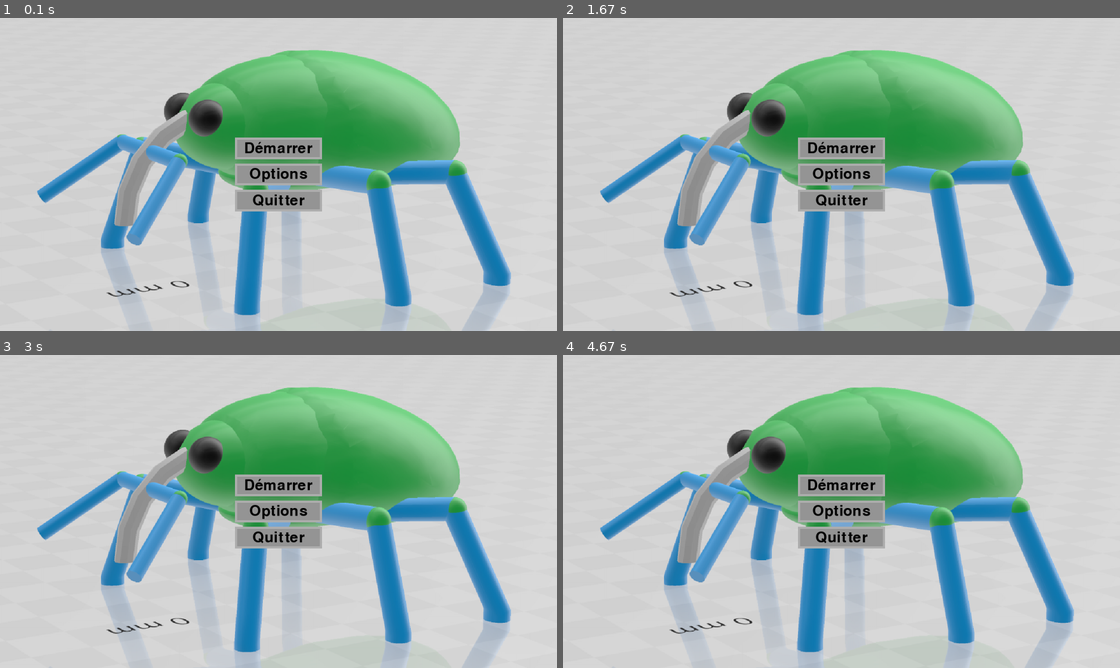
Above: before the commit, frames 1-4 (two rows, left to right).
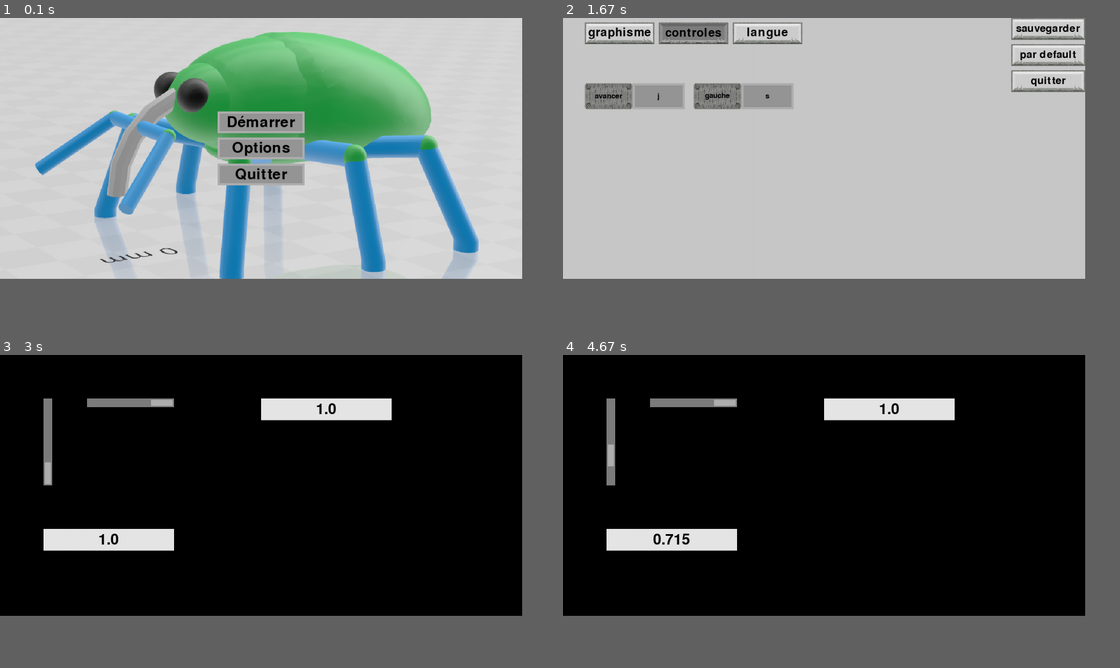
Above: after the commit, the same moments.

Repository: artieur262/Roborancon
Game: pygame game, started from main.py
Same seed, same stepped clock (60 frames per second), same inputs: the game is played once before the commit and once after it.
Inputs (mouse positions are in pixels of both pictures, inside the frame that each line leads up to):
- Up to frame 1 (0.1 s): no input
- Up to frame 2 (1.67 s): click (824, 149) at 0.38 s; press the mouse at (691, 33) at 0.7 s; move the mouse to (780, 118) at 0.8 s; release the mouse at (863, 202) at 0.93 s; press the mouse at (1047, 27) at 1.03 s; move the mouse to (975, 71) at 1.13 s; release the mouse at (908, 111) at 1.27 s; hold Esc from 1.33 s (still down)
- Up to frame 3 (3 s): release Esc at 1.8 s; press the mouse at (484, 417) at 1.87 s; move the mouse to (456, 414) at 1.97 s; release the mouse at (428, 411) at 2.1 s; press the mouse at (261, 458) at 2.2 s; move the mouse to (161, 508) at 2.3 s; release the mouse at (61, 558) at 2.43 s; press the mouse at (128, 401) at 2.53 s; move the mouse to (250, 426) at 2.63 s; release the mouse at (367, 452) at 2.77 s; press the mouse at (50, 442) at 2.87 s; move the mouse to (83, 505) at 2.97 s
- Up to frame 4 (4.67 s): release the mouse at (685, 564) at 3.1 s; press the mouse at (613, 442) at 3.2 s; move the mouse to (629, 423) at 3.3 s; release the mouse at (646, 408) at 3.43 s; press the mouse at (613, 442) at 3.53 s; move the mouse to (713, 477) at 3.63 s; release the mouse at (813, 514) at 3.77 s; press the mouse at (613, 442) at 3.87 s; move the mouse to (629, 442) at 3.97 s; release the mouse at (640, 442) at 4.1 s; press the mouse at (613, 442) at 4.2 s; move the mouse to (713, 486) at 4.3 s; release the mouse at (819, 530) at 4.43 s; press the mouse at (613, 442) at 4.53 s; move the mouse to (791, 455) at 4.63 s
The window is 960x540 before the commit and 900x450 after it. Grey fills any space a smaller window leaves; there, only what the larger window draws over its background counts as a difference.

The runs differ from the first frame. In frame 1, 34% of the frame differs, in the area x 6-92%, y 4-100%; in frame 2, 36%; in frame 3, 79%; in frame 4, 79%, in the area x 0-94%, y 0-100%.

Commit message:
ajout d'un menu pour taper du texte

Diff:
--- a/interface/graphique.py
+++ b/interface/graphique.py
@@ -38,11 +38,7 @@
             texture.convert()
         self.ancre: tuple[int, int] = ancre
         self.texture: pygame.surface = texture
-        self.actualise_size()
-
-    def actualise_size(self):
-        """actualise la dimention de l'image"""
-        self.__dimention = self.texture.get_size()
+
 
     def get_texture(self) -> pygame.surface:
         """retourne la texture de l'objet"""
@@ -50,7 +46,7 @@
 
     def get_size(self):
         """retourne la dimention de l'objet"""
-        return self.__dimention
+        return self.texture.get_size()
 
     def get_ancre(self):
         """retourne l'ancre de l'objet"""
@@ -59,7 +55,6 @@
     def redimentione(self, taille: tuple[int, int]):
         """redimentionne l'image"""
         self.texture = pygame.transform.scale(self.texture, taille)
-        self.actualise_size()
 
     def if_in_zone(self, pos_self: tuple, pos_zone: tuple, size_zone: tuple) -> bool:
         """permet de savoir si l'objet est dans une zone
--- /dev/null
+++ b/menu/menu_entretext.py
@@ -0,0 +1,287 @@
+import pygame
+
+from interface.actualisation_pygame import change_fullscreen
+from interface.graphique import (
+    ObjetGraphique,
+    Image,
+    gener_texture,
+    place_texte_in_texture,
+    decoupe_texte,
+)
+from interface.bouton import BoutonText
+from interface.class_clavier import Clavier, Souris
+
+from textures import assembleur
+
+
+class MenuEntreText:
+    """Menu pour entrer du texte
+
+    agrs:
+        fenetre: pygame.Surface
+        largeur: int
+        titre: str
+        max_len_text: int
+        liste_caractere: str
+        mode_liste: str = "whitelist" ou "blacklist"
+    """
+
+    langue_bouton = {
+        "fr": ["valider", "vider", "anuler"],
+        "en": ["validate", "clear", "cancel"],
+    }
+
+    def __init__(
+        self,
+        fenetre: pygame.Surface | str | Image,
+        fond: pygame.Surface | str | Image,
+        largeur: int,
+        titre: str,
+        max_len_text: int,
+        langue: str,
+        liste_caractere: str,
+        mode_liste: str = "whitelist",
+        texte_de_base: str = "",
+    ):
+        self.fenetre = fenetre
+        self.fond = Image(fond)
+        self.max_len_text = max_len_text
+        self.liste_caractere = liste_caractere
+        self.mode_liste = mode_liste
+        self.largeur = largeur
+
+        # titre
+        police_titre = pygame.font.Font(None, 36)
+        taille_titre = (
+            largeur,
+            len(decoupe_texte(titre, largeur, police_titre))
+            * police_titre.get_linesize(),
+        )
+        self.titre = ObjetGraphique(
+            (0, 0), [gener_texture(taille_titre, (0, 0, 0, 0))], taille_titre
+        )
+        self.titre.texture[0].texture = place_texte_in_texture(
+            self.titre.texture[0].texture, titre, police_titre, (255, 255, 255)
+        )
+
+        # zone de texte
+        self.texte = texte_de_base
+        self.police_texte = pygame.font.Font(None, 36)
+        # print(self.police_texte.get_linesize())
+        hauteur_text = 50
+        taille_texte = (largeur - 20, hauteur_text)
+
+        self.image_texte_vide = assembleur.cadre(
+            taille_texte, (150, 150, 150), (120, 120, 120), 5
+        )
+        self.obj_texte = ObjetGraphique(
+            (0, 0),
+            [self.image_texte_vide],
+            taille_texte,
+        )
+        self.change_text(texte_de_base)
+
+        # bouton
+        police_bouton = pygame.font.Font(None, 25)
+        self.bouton: list[BoutonText] = []
+        for bouton in self.langue_bouton[langue]:
+            self.bouton.append(
+                BoutonText(
+                    (0, 0),
+                    [assembleur.bouton2(100, i) for i in (1, 2)],
+                    (100, 50),
+                    bouton,
+                    (0, 0, 0),
+                    police_bouton,
+                    data=bouton,
+                )
+            )
+
+    def actualise_dimensions(self):
+        """actualise les dimensions"""
+        self.fond.ancre = (
+            -self.fenetre.get_width() // 2 + self.fond.get_size()[0] // 2,
+            -self.fenetre.get_height() // 2 + self.fond.get_size()[1] // 2,
+        )
+        hauteur_total = (
+            self.fenetre.get_height() // 2
+            - (
+                10
+                + self.titre.get_size()[1]
+                + 20
+                + self.obj_texte.get_size()[1]
+                + 20
+                + self.bouton[0].get_size()[1]
+                + 10
+            )
+            // 2
+        )
+        # print((
+        #     + self.titre.get_size()[1]
+        #     + 20
+        #     + self.obj_texte.get_size()[1]
+        #     + 20
+        #     + self.bouton[0].get_size()[1]
+        # ))
+
+        self.titre.set_pos(
+            (
+                self.fenetre.get_width() // 2 - self.titre.get_size()[0] // 2,
+                hauteur_total + 10,
+            )
+        )
+        self.obj_texte.set_pos(
+            (
+                self.fenetre.get_width() // 2 - self.obj_texte.get_size()[0] // 2,
+                self.titre.get_size()[1] + self.titre.get_pos()[1] + 20,
+            )
+        )
+
+        distance_bouton = (
+            self.largeur - sum([bouton.get_size()[0] for bouton in self.bouton])
+        ) // (len(self.bouton) + 1)
+
+        for i, bouton in enumerate(self.bouton):
+            bouton.set_pos(
+                (
+                    self.fenetre.get_width() // 2
+                    + self.largeur // 2
+                    - distance_bouton * (i + 1)
+                    - sum([bouton.get_size()[0] for bouton in self.bouton[: i + 1]]),
+                    self.obj_texte.get_pos()[1] + self.obj_texte.get_size()[1] + 20,
+                )
+            )
+
+    def hover(self, pos_souris: tuple[int, int]):
+        """gere le hover"""
+        for bouton in self.bouton:
+            if bouton.point_dans_objet(pos_souris):
+                bouton.animation = 1
+            else:
+                bouton.animation = 0
+
+    def click(self, souris: Souris):
+        """gere le click"""
+        if souris.get_pression(1) == "vien_presser":
+            for bouton in self.bouton:
+                if bouton.point_dans_objet(souris.get_pos()):
+                    match bouton.data:
+                        case "valider":
+                            return self.obj_texte.texture[0].texture
+                        case "vider":
+                            self.change_text("")
+                        case "anuler":
+                            return ""
+        return None
+
+    def afficher(self):
+        """affiche le menu"""
+        self.fond.afficher((0, 0), self.fenetre)
+        self.titre.afficher(surface=self.fenetre)
+        self.obj_texte.afficher(surface=self.fenetre)
+        for bouton in self.bouton:
+            bouton.afficher(surface=self.fenetre)
+
+    def change_text(self, texte: str):
+        """change le texte"""
+        self.texte = texte
+        self.obj_texte.texture[0].texture = place_texte_in_texture(
+            self.image_texte_vide.copy(), texte, self.police_texte, (0, 0, 0)
+        )
+
+    def actualise_event(self, souris: Souris, clavier: Clavier) -> set:
+        """actualise les événement"""
+        # pylint: disable=no-member
+        event_autre = set()
+        souris.actualise_all_clique()
+        clavier.update_all_key()
+
+        for event in pygame.event.get():
+            if event.type == pygame.QUIT:
+                event_autre.add("quitter")
+            elif event.type in (
+                pygame.VIDEORESIZE,
+                pygame.WINDOWSIZECHANGED,
+            ):
+                event_autre.add("redimentione")
+
+            elif event.type == pygame.KEYDOWN:
+                clavier.set_pression(event.key, "vien_presser")
+                if event.key == pygame.K_BACKSPACE and len(self.obj_texte) > 0:
+                    self.change_text(self.texte[:-1])
+                elif (
+                    self.mode_liste == "whitelist"
+                    and event.unicode in self.liste_caractere
+                ):
+                    self.change_text(self.texte + event.unicode)
+                elif (
+                    self.mode_liste == "blacklist"
+                ) and event.unicode not in self.liste_caractere:
+                    self.change_text(self.texte + event.unicode)
+            elif event.type == pygame.KEYUP:
+                clavier.set_pression(event.key, "vien_lacher")
+
+            elif event.type == pygame.MOUSEBUTTONDOWN:
+                souris.set_pression(event.button, "vien_presser")
+
+            elif event.type == pygame.MOUSEBUTTONUP:
+                souris.set_pression(event.button, "vien_lacher")
+            # if event.type not in (pygame.MOUSEMOTION, pygame.FINGERMOTION):
+            #     print(event)
+
+        souris.update_pos()
+        return event_autre
+
+    def play(self, souris: Souris):
+        """joue le menu"""
+        self.hover(souris.get_pos())
+        return self.click(souris)
+
+    @staticmethod
+    def main(
+        souris: Souris,
+        clavier: Clavier,
+        fenetre: pygame.Surface | str | Image,
+        fond: pygame.Surface | str | Image,
+        largeur: int,
+        langue: str,
+        titre: str,
+        max_len_text: int,
+        liste_caractere: str,
+        mode_liste: str = "whitelist",
+        texte_de_base: str = "",
+    ) -> str:
+        """fonction principale"""
+        # pylint: disable=no-member
+        menu = MenuEntreText(
+            fenetre,
+            fond,
+            largeur,
+            titre,
+            max_len_text,
+            langue,
+            liste_caractere,
+            mode_liste,
+            texte_de_base,
+        )
+        menu.actualise_dimensions()
+        encours = True
+
+        while encours:
+            event = menu.actualise_event(souris, clavier)
+            temp = menu.play(souris)
+            if (
+                "quitter" in event
+                or clavier.get_pression(pygame.K_ESCAPE) == "vien_presser"
+            ):
+                return ""
+            if clavier.get_pression(pygame.K_F11) == "vien_presser":
+                change_fullscreen()
+                event.add("redimentione")
+            if "redimentione" in event:
+                menu.actualise_dimensions()
+            if isinstance(temp, str):
+                return temp
+            fenetre.fill((125, 125, 125))
+            menu.afficher()
+            pygame.display.update()
--- a/option/graphisme.json
+++ b/option/graphisme.json
@@ -1,3 +1,3 @@
 {
- "fullscreen": true
+ "fullscreen": false
 }
--- /dev/null
+++ b/teste3.py
@@ -0,0 +1,18 @@
+import pygame
+from interface.graphique import screen, gener_texture
+from menu.menu_entretext import MenuEntreText
+from interface.class_clavier import Clavier, Souris
+from textures import assembleur
+
+MenuEntreText.main(
+    Souris(),
+    Clavier(),
+    screen,
+    assembleur.cadre((410, 187), (100, 100, 100), (130, 130, 130), 5),
+    400,
+    "fr",
+    "entrez le nom d'utilisateur",
+    10,
+    "",
+    "blacklist",
+)
